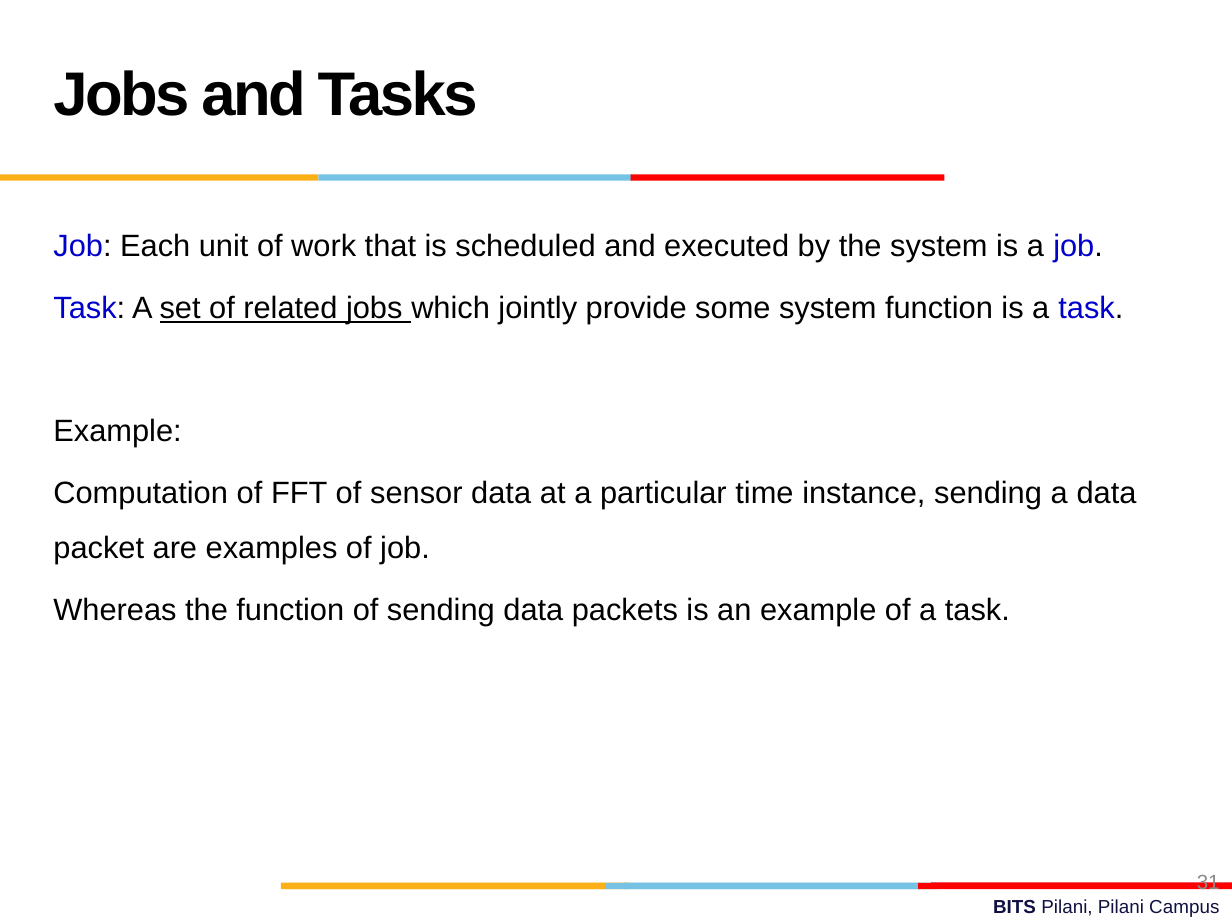
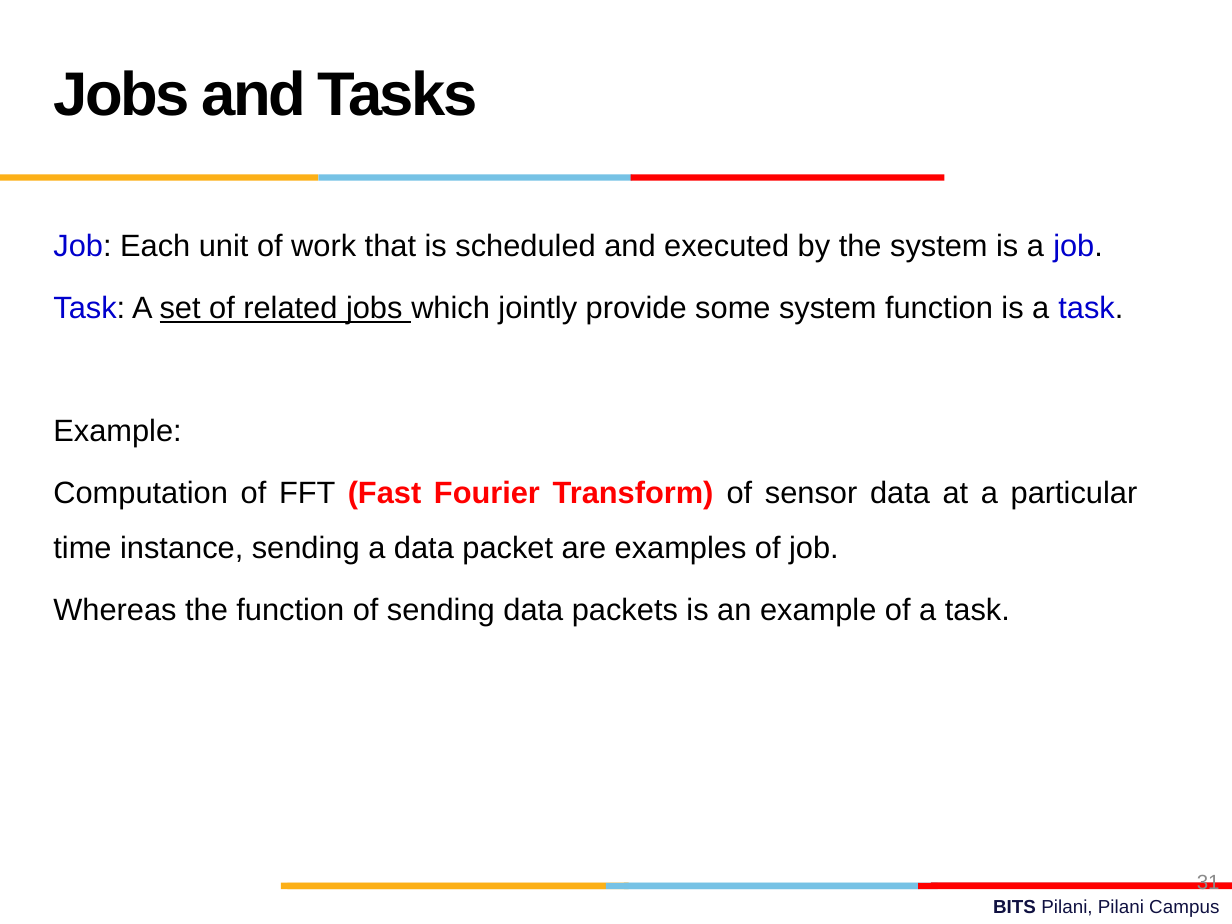
Before and after one commit to sagarchothani/BITS, a slide deck: slide 31 of Sem-1/Subjects/S-23_SSZG553_Real Time Systems/Lectures/L-1 Introduction to RTS/BITS ZG553 Real Time Systems L-1 KGK.pptx. Drawn at 1232x924 pixels with LibreOffice and Linux fonts; fonts in the diff are those of the drawing; background and template pictures are left out. Boxes give left, top, right and bottom in pixels: in the first picture for what was removed or moved away, otherwise in the second. Text is boxed around its words. In the diff, an @@ line names an element or a change of style, - is before the commit and + after.

```diff
--- a/Sem-1/Subjects/S-23_SSZG553_Real Time Systems/Lectures/L-1 Introduction to RTS/BITS ZG553 Real Time Systems L-1 KGK.pptx
+++ b/Sem-1/Subjects/S-23_SSZG553_Real Time Systems/Lectures/L-1 Introduction to RTS/BITS ZG553 Real Time Systems L-1 KGK.pptx
@@ text at (53, 480, 1138, 564): text changed @@
-Computation of FFT of sensor data at a particular time instance, sending a data packet are examples of job.
+Computation of FFT (Fast Fourier Transform) of sensor data at a particular time instance, sending a data packet are examples of job.
```
Also in this commit, not shown: 17 other files.
